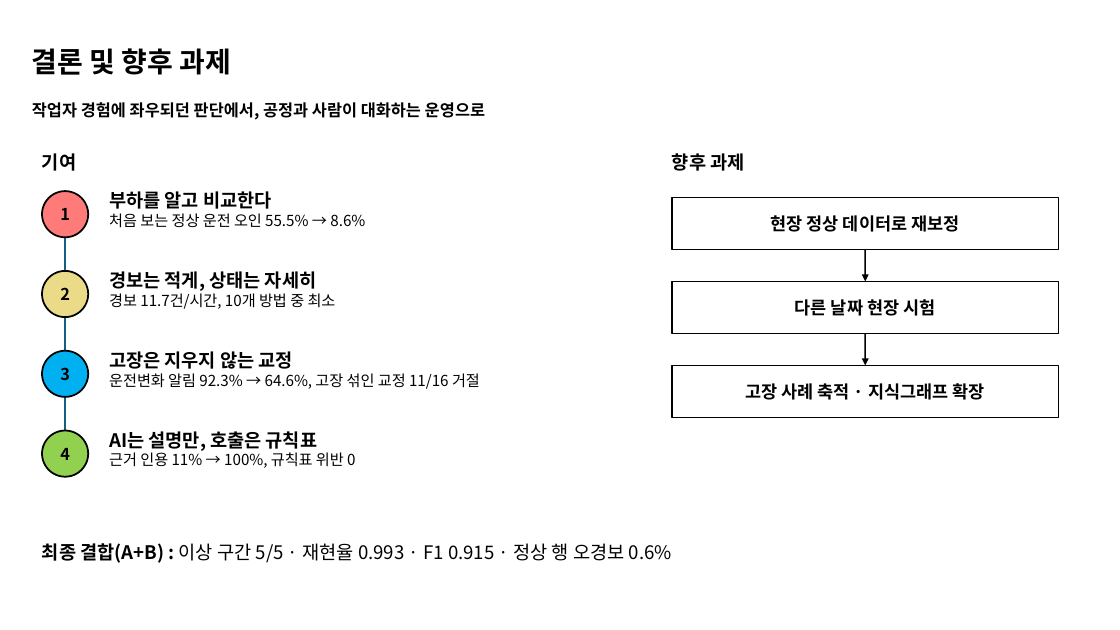
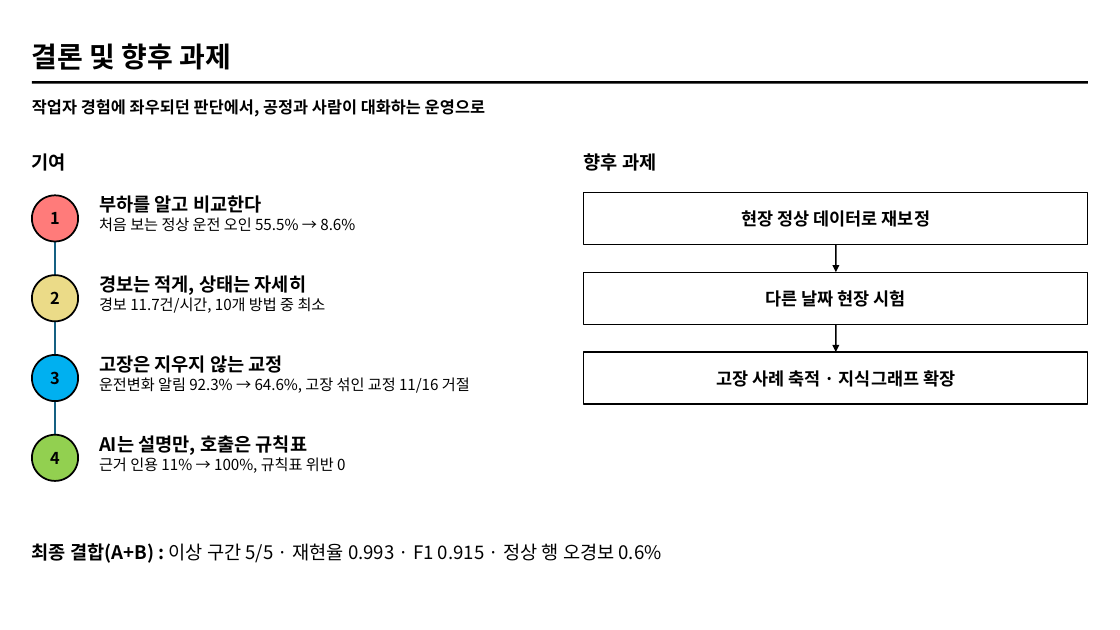
Before and after one commit to ZlataN-AI/KAMP, a slide deck: slide 27 of presentation/RIVET-WM_seminar.pptx. Drawn at 1120x630 pixels with LibreOffice and Linux fonts; fonts in the diff are those of the drawing. Boxes give left, top, right and bottom in pixels: in the first picture for what was removed or moved away, otherwise in the second. Text is boxed around its words. In the diff, an @@ line names an element or a change of style, - is before the commit and + after.

```diff
--- a/presentation/RIVET-WM_seminar.pptx
+++ b/presentation/RIVET-WM_seminar.pptx
@@ title "결론 및 향후 과제": place and size @@
-title "결론 및 향후 과제" at (32,48,232,75)
+title "결론 및 향후 과제" at (32,43,232,70)
@@ line added from (32, 82) to (1088, 82), #000000 2.25 pt @@
@@ text "기여": place and size @@
-text "기여" at (42,153,76,171)
+text "기여" at (32,153,66,171)
@@ text "향후 과제": place and size @@
-text "향후 과제" at (672,153,744,171)
+text "향후 과제" at (584,153,656,171)
@@ text "부하를 알고 비교한다": place and size @@
-text "부하를 알고 비교한다" at (109,191,365,228)
+text "부하를 알고 비교한다" at (99,195,355,232)
@@ rectangle "현장 정상 데이터로 재보정": place and size @@
-rectangle "현장 정상 데이터로 재보정" at (672,197,1059,250)
+rectangle "현장 정상 데이터로 재보정" at (584,192,1088,245)
@@ 4 ellipses, 1 line: place and size @@
-4 ellipses, 1 line at (42,191,88,476)
+4 ellipses, 1 line at (32,196,78,481)
@@ arrow moved from (865, 250) - (865, 281) to (836, 245) - (836, 272) @@
@@ text "경보는 적게, 상태는 자세히": place and size @@
-text "경보는 적게, 상태는 자세히" at (109,271,336,309)
+text "경보는 적게, 상태는 자세히" at (99,275,326,313)
@@ rectangle "다른 날짜 현장 시험": place and size @@
-rectangle "다른 날짜 현장 시험" at (672,281,1059,334)
+rectangle "다른 날짜 현장 시험" at (584,272,1088,324)
@@ arrow moved from (865, 334) - (865, 365) to (836, 324) - (836, 352) @@
@@ text "고장은 지우지 않는 교정": place and size @@
-text "고장은 지우지 않는 교정" at (109,351,480,389)
+text "고장은 지우지 않는 교정" at (99,355,470,393)
@@ rectangle "고장 사례 축적 · 지식그래프 ...": place and size @@
-rectangle "고장 사례 축적 · 지식그래프 ..." at (672,365,1059,418)
+rectangle "고장 사례 축적 · 지식그래프 ..." at (584,352,1088,404)
@@ text "AI는 설명만, 호출은 규칙표": place and size @@
-text "AI는 설명만, 호출은 규칙표" at (109,431,355,468)
+text "AI는 설명만, 호출은 규칙표" at (99,435,345,473)
@@ text "최종 결합(A+B) : 이상 구간 ...": place and size @@
-text "최종 결합(A+B) : 이상 구간 ..." at (42,543,672,563)
+text "최종 결합(A+B) : 이상 구간 ..." at (32,543,662,563)
```
Also in this commit, not shown: 25 other slides changed, 1 other file.
